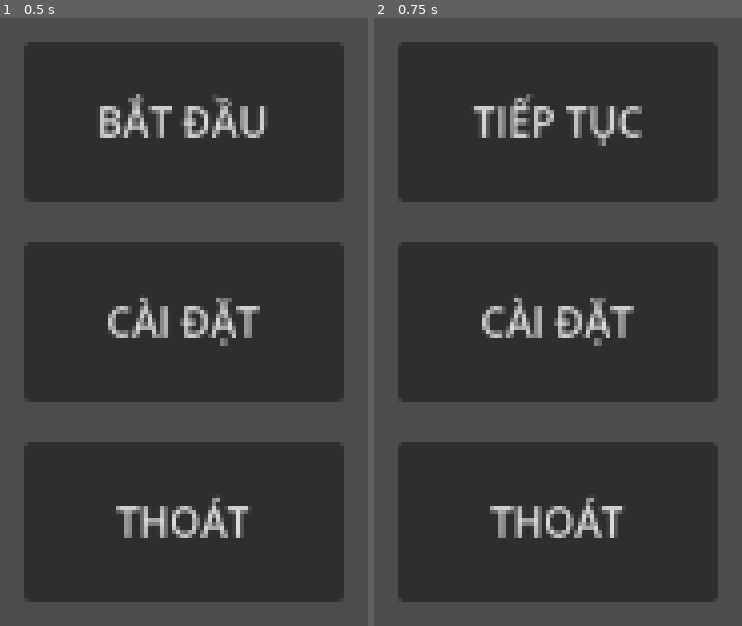
Above: before the commit, frames 1-2 (left to right).
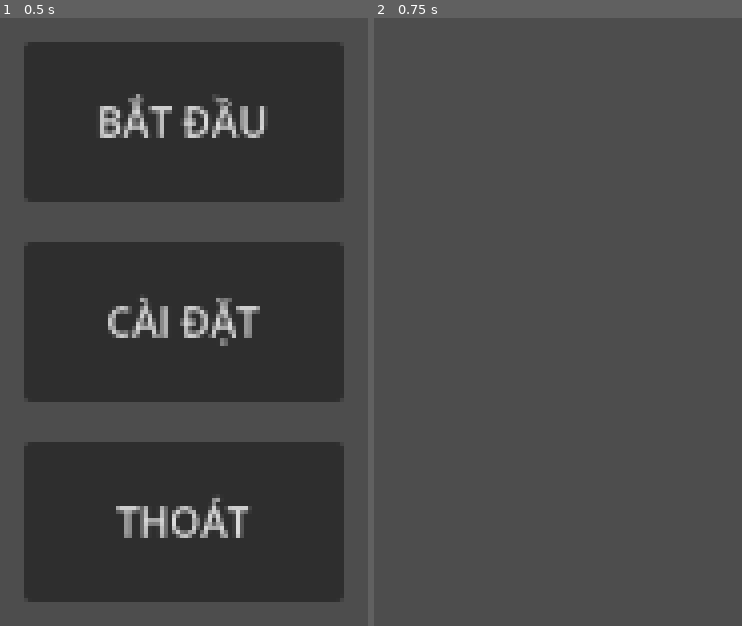
Above: after the commit, the same moments.

Repository: QuocKhangDA22TTD/game_projects
Game: Godot game, scene res://scenes/MainMenu.tscn
Two runs of this game, one before a commit and one after it. Both use one fixed random seed, a clock stepped at 60 frames per second and the inputs below.
Inputs:
- Up to frame 1 (0.5 s): no input
- Up to frame 2 (0.75 s): click "BẮT ĐẦU" at 0.5 s

Frame 1 is identical in both runs. In frame 2, 67% of the frame differs, in the area x 6-94%, y 3-97%.

Commit message:
- Cập nhập script main_menu và pause_menu. - Cập nhập scene PauseMenu.

Diff:
--- a/unnamed-1/scenes/PauseMenu.tscn
+++ b/unnamed-1/scenes/PauseMenu.tscn
@@ -3,6 +3,7 @@
 [ext_resource type="Script" uid="uid://gwavc6a022dt" path="res://scripts/pause_menu.gd" id="1_jvnd5"]
 
 [node name="PauseMenu" type="Control" unique_id=1059787539]
+process_mode = 3
 layout_mode = 3
 anchors_preset = 15
 anchor_right = 1.0
@@ -34,8 +35,11 @@
 layout_mode = 2
 text = "CÀI ĐẶT"
 
-[node name="ExitButton" type="Button" parent="VBoxContainer" unique_id=469026352]
+[node name="QuitButton" type="Button" parent="VBoxContainer" unique_id=469026352]
 process_mode = 3
 custom_minimum_size = Vector2(128, 64)
 layout_mode = 2
 text = "THOÁT"
+
+[connection signal="pressed" from="VBoxContainer/ResumeButton" to="." method="_on_resume_button_pressed"]
+[connection signal="pressed" from="VBoxContainer/QuitButton" to="." method="_on_quit_button_pressed"]
--- a/unnamed-1/scripts/main_menu.gd
+++ b/unnamed-1/scripts/main_menu.gd
@@ -1,11 +1,9 @@
 extends Control
 
-
-@export var main_scene: PackedScene # scene được load khi nhấn nút "BẮT ĐẦU"
-
+const MAIN_SCENE_PATH := "res://scenes/Main.tscn" # scene chính của game
 
 func _on_start_button_pressed() -> void:
-	get_tree().change_scene_to_packed(main_scene) # Load scene được chỉ định trong biến main_scene
+	get_tree().change_scene_to_file(MAIN_SCENE_PATH) # Load scene được chỉ định trong biến MAIN_SCENE_PATH
 
 
 func _on_exit_button_pressed() -> void:
--- a/unnamed-1/scripts/pause_menu.gd
+++ b/unnamed-1/scripts/pause_menu.gd
@@ -1 +1,35 @@
 extends Control
+
+const MAIN_MENU_PATH := "res://scenes/MainMenu.tscn"
+
+func _ready() -> void:
+	# Đảm bảo menu bị ẩn khi game bắt đầu
+	hide()
+
+
+func _input(event: InputEvent) -> void:
+	# Kiểm tra nếu nhấn phím ESC (ui_cancel)
+	if event.is_action_pressed("ui_cancel"):
+		if get_tree().paused:
+			resume()
+		else:
+			pause()
+
+
+func pause() -> void:
+	get_tree().paused = true # Dừng toàn bộ game
+	show() # Hiện menu
+
+
+func resume() -> void:
+	get_tree().paused = false # Chạy lại game
+	hide() # Ẩn menu
+
+
+func _on_resume_button_pressed() -> void:
+	resume()
+
+
+func _on_quit_button_pressed() -> void:
+	get_tree().paused = false # tắt pause trước chuyển scene để tránh lỗi
+	get_tree().change_scene_to_file(MAIN_MENU_PATH) # Load scene được chỉ định trong biến MAIN_MENU_PATH
